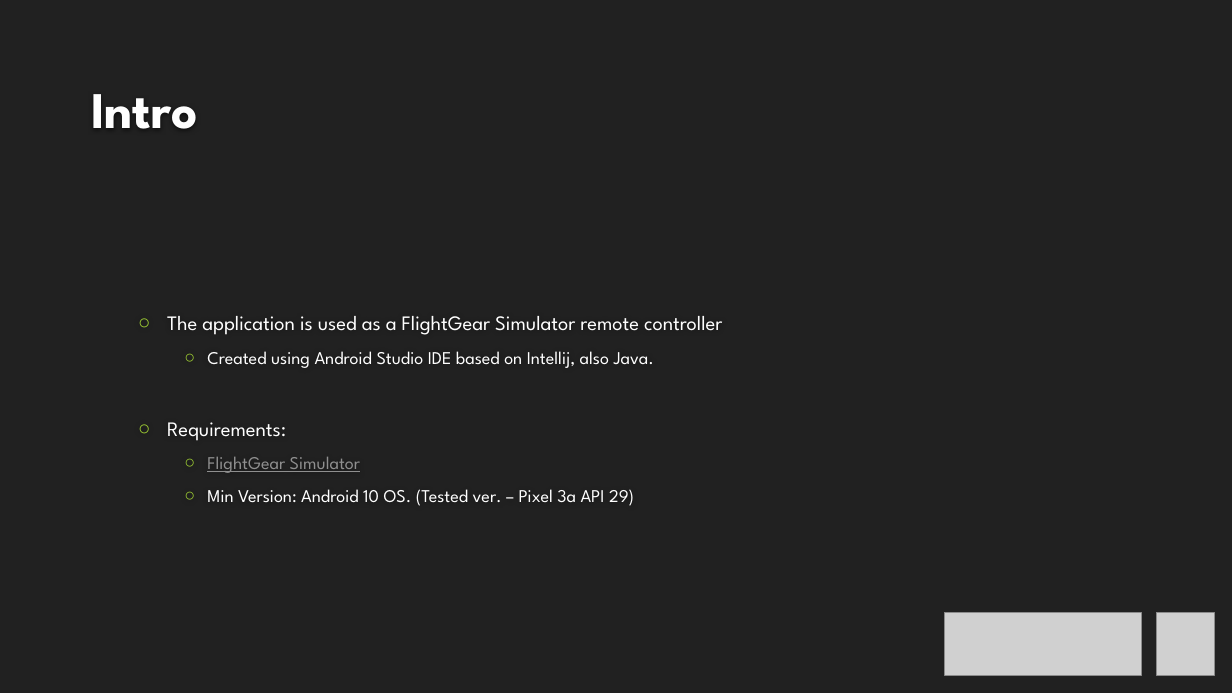
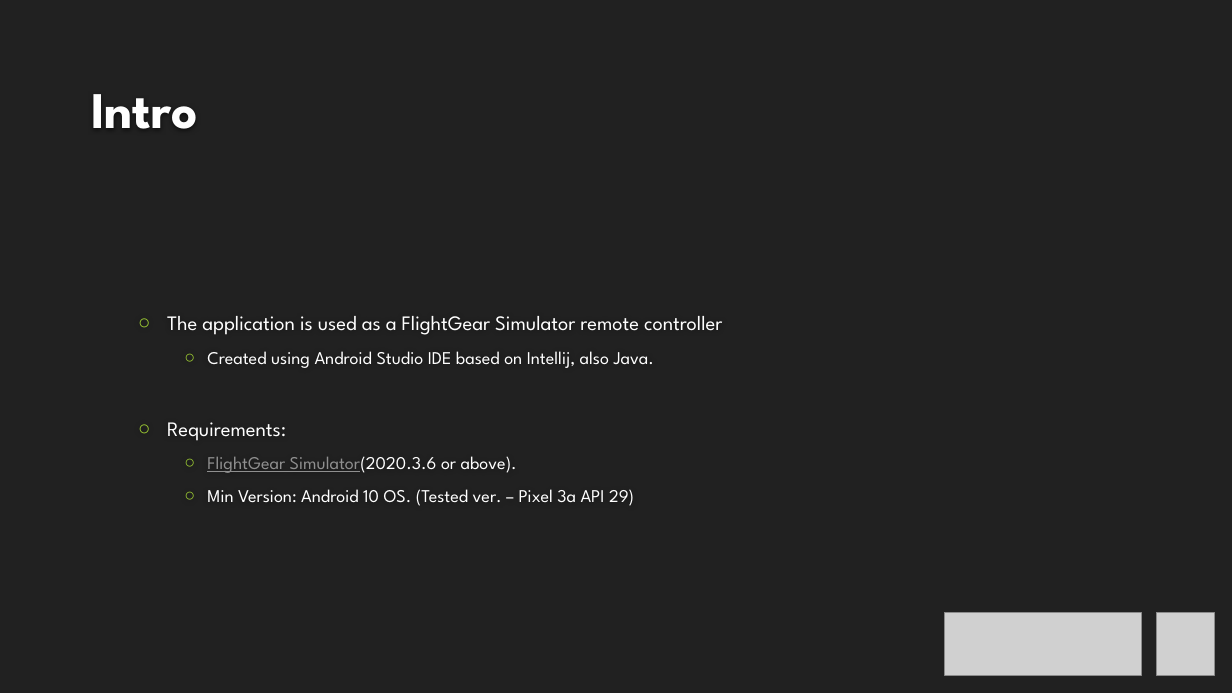
Before and after one commit to yahavz100/FlightGear-Android-App, a slide deck: slide 3 of InstallationAndPreview/Advanced Programming 2 -EX3.pptx. Drawn at 1232x693 pixels with LibreOffice and Linux fonts; fonts in the diff are those of the drawing; grey boxes stand for pictures; background and template pictures are left out. Boxes give left, top, right and bottom in pixels: in the first picture for what was removed or moved away, otherwise in the second. Text is boxed around its words. In the diff, an @@ line names an element or a change of style, - is before the commit and + after.

Commit message:
Little fix

```diff
--- a/InstallationAndPreview/Advanced Programming 2 -EX3.pptx
+++ b/InstallationAndPreview/Advanced Programming 2 -EX3.pptx
@@ text at (207,456,517,473): text changed @@
-    ○ FlightGear Simulator
+    ○ FlightGear Simulator(2020.3.6 or above).
```
Also in this commit, not shown: 1 other slide changed.
